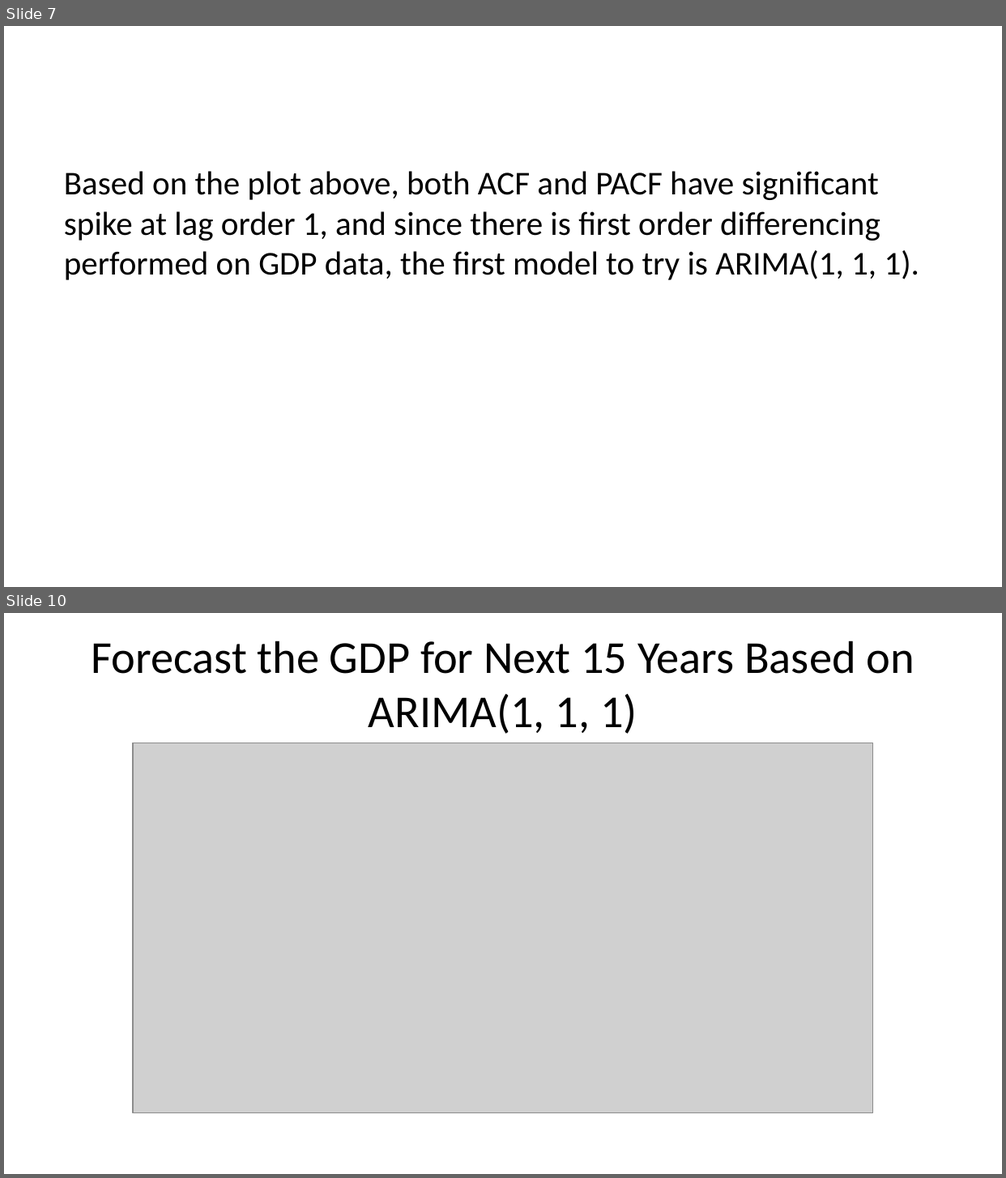
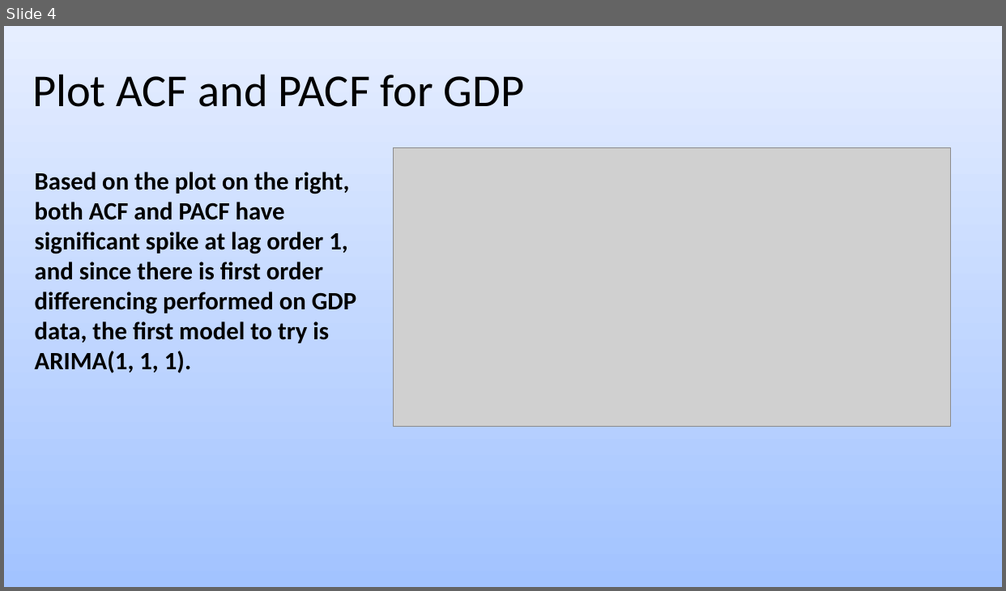
Before and after one commit to msspprojects/615finalproject, a slide deck: 615final2.pptx. Shown one above the other, each under a label of ours: slides 7 and 10 before the commit, slide 4 after it; the slides between them are not shown. The pictures are 1006x1178 and 1006x591 pixels, drawn with LibreOffice and Linux fonts; fonts in the diff are those of the drawing; grey boxes stand for pictures. Boxes give left, top, right and bottom in pixels: in the first picture for what was removed or moved away, otherwise in the second. Text is boxed around its words. In the diff, an @@ line names an element or a change of style, - is before the commit and + after.

```diff
--- a/615final2.pptx
+++ b/615final2.pptx
@@ slide 10 removed at box(4, 613, 1002, 1174), background #FFFFFF @@
@@ title removed at box(91, 641, 914, 734) @@
-Forecast the GDP for Next 15 Years Based on ARIMA(1, 1, 1)
@@ picture removed at box(133, 743, 873, 1114) @@
@@ what was slide 7 is now slide 4 @@
@@ slide 4 changed as well @@
@@ background #FFFFFF to gradient #A2C3FF to #E6EEFF @@
@@ text added at box(32, 74, 524, 107), 33 pt, text #000000 @@
+Plot ACF and PACF for GDP
@@ picture added at box(393, 148, 950, 426) @@
@@ text at box(35, 172, 356, 373): text changed; size 24 to 18 pt; bold on @@
-Based on the plot above, both ACF and PACF have significant spike at lag order 1, and since there is first order differencing performed on GDP data, the first model to try is ARIMA(1, 1, 1).
+Based on the plot on the right, both ACF and PACF have significant spike at lag order 1, and since there is first order differencing performed on GDP data, the first model to try is ARIMA(1, 1, 1).
```
Also in this commit, not shown: 1 other slide changed, 8 slides added, 8 other slides removed, 7 other files.
